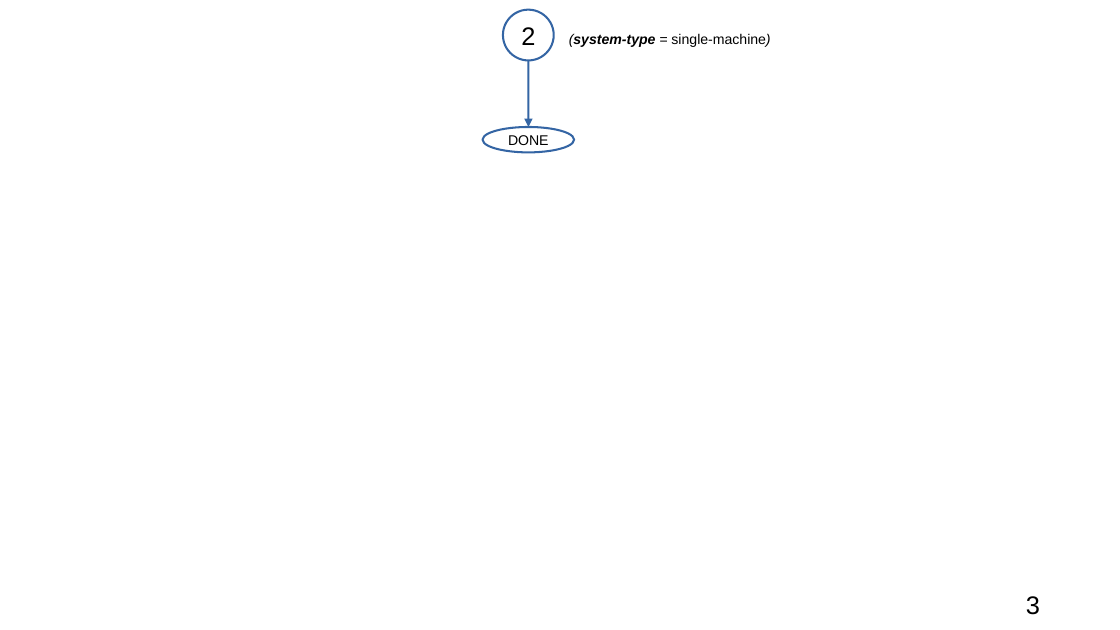
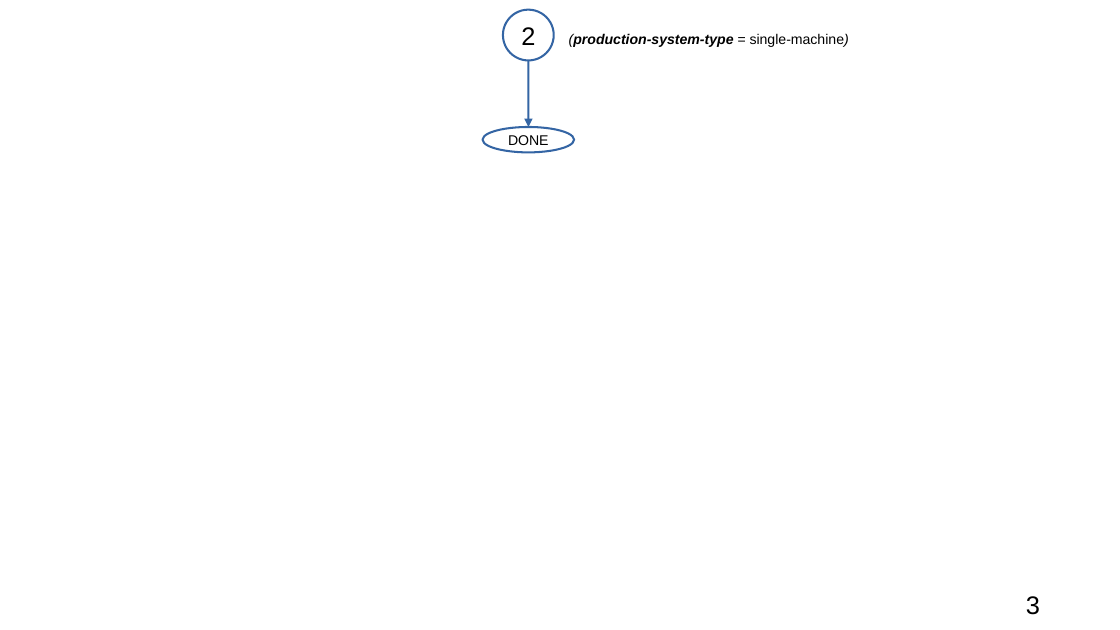
Before and after one commit to pdenno/schedulingTBD, a slide deck: slide 3 of data/instructions/interviewers/process-interview-flowchart.odp. Drawn at 1120x630 pixels with LibreOffice and Linux fonts; fonts in the diff are those of the drawing. Boxes give left, top, right and bottom in pixels: in the first picture for what was removed or moved away, otherwise in the second. Text is boxed around its words. In the diff, an @@ line names an element or a change of style, - is before the commit and + after.

```diff
--- a/data/instructions/interviewers/process-interview-flowchart.odp
+++ b/data/instructions/interviewers/process-interview-flowchart.odp
@@ text at (569, 33, 849, 47): text changed; bold on @@
-(system-type = single-machine)
+(production-system-type = single-machine)
```
Also in this commit, not shown: 3 other slides changed, 36 other files.
